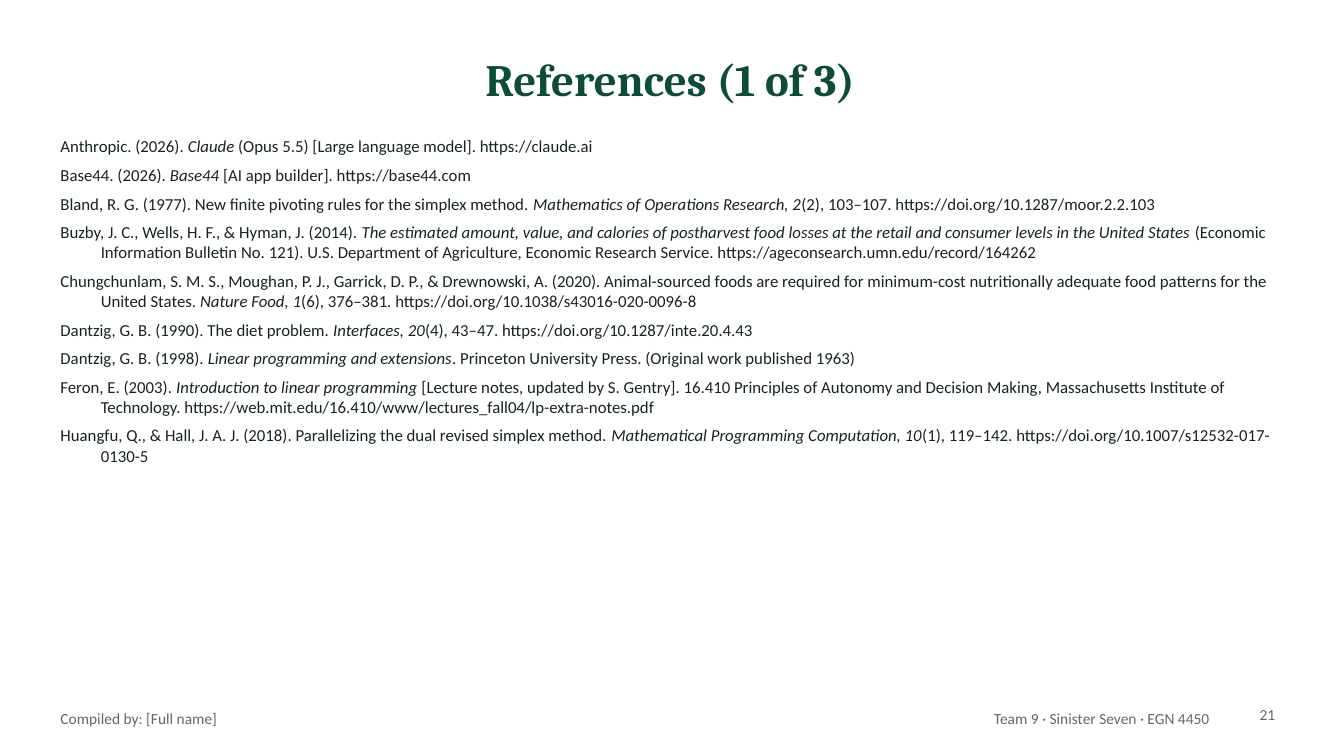
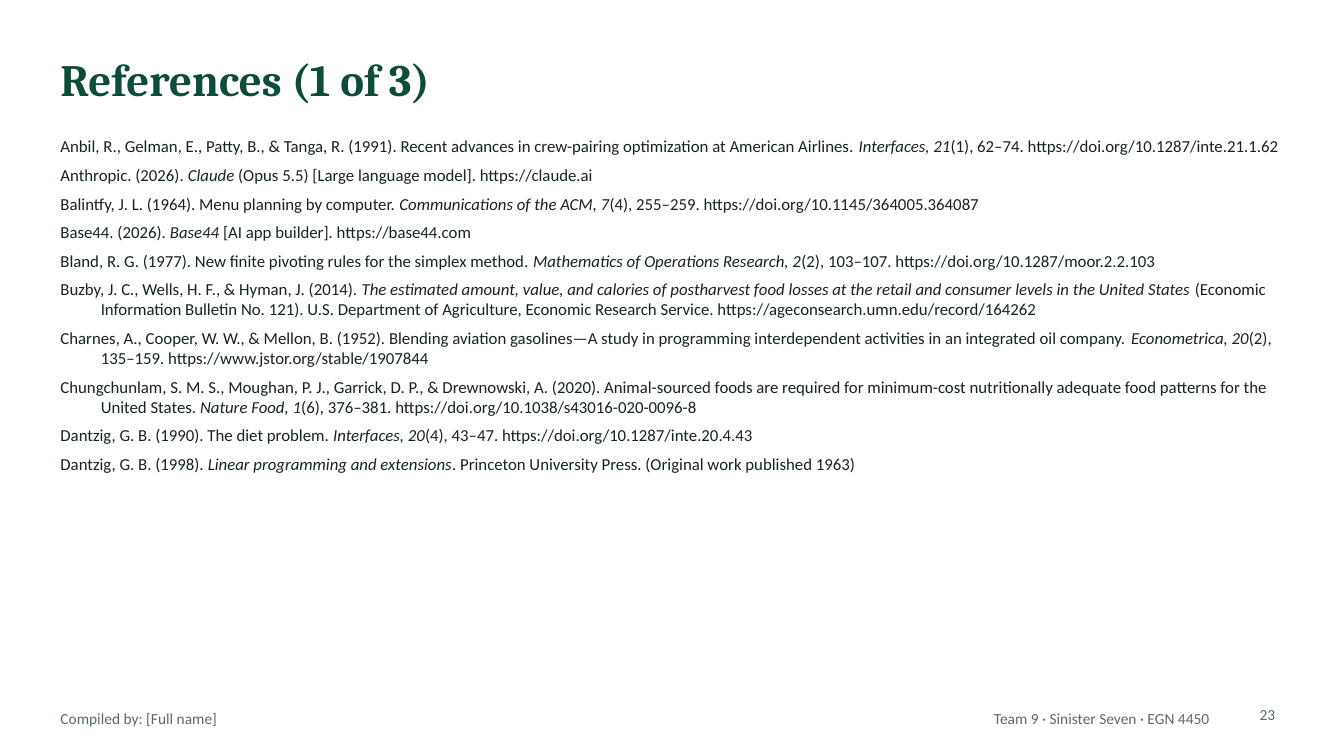
Before and after one commit to ekbaker58/feasabull-diet-optimizer, a slide deck: slide 23 of presentation/FeasaBULL_Final_Presentation_TEMPLATE.pptx (slide 21 before the commit). Drawn at 1344x756 pixels with LibreOffice and Linux fonts; fonts in the diff are those of the drawing. Boxes give left, top, right and bottom in pixels: in the first picture for what was removed or moved away, otherwise in the second. Text is boxed around its words. In the diff, an @@ line names an element or a change of style, - is before the commit and + after.

```diff
--- a/presentation/FeasaBULL_Final_Presentation_TEMPLATE.pptx
+++ b/presentation/FeasaBULL_Final_Presentation_TEMPLATE.pptx
@@ title "References (1 of 3)" at (60,63,430,104): alignment centre to left @@
@@ text at (60,140,1278,155): paragraph added @@
+Anbil, R., Gelman, E., Patty, B., & Tanga, R. (1991). Recent advances in crew-pairing optimization at American Airlines. Interfaces, 21(1), 62–74. https://doi.org/10.1287/inte.21.1.62
@@ text at (60,198,979,213): paragraph added @@
+Balintfy, J. L. (1964). Menu planning by computer. Communications of the ACM, 7(4), 255–259. https://doi.org/10.1145/364005.364087
@@ text at (60,332,1272,367): paragraph added @@
+Charnes, A., Cooper, W. W., & Mellon, B. (1952). Blending aviation gasolines—A study in programming interdependent activities in an integrated oil company. Econometrica, 20(2), 135–159. https://www.jstor.org/stable/1907844
@@ text at (60,381,1269,462): paragraphs removed @@
-Feron, E. (2003). Introduction to linear programming [Lecture notes, updated by S. Gentry]. 16.410 Principles of Autonomy and Decision Making, Massachusetts Institute of Technology. https://web.mit.edu/16.410/www/lectures_fall04/lp-extra-notes.pdf
-Huangfu, Q., & Hall, J. A. J. (2018). Parallelizing the dual revised simplex method. Mathematical Programming Computation, 10(1), 119–142. https://doi.org/10.1007/s12532-017-0130-5
@@ page number at (1260,710,1276,720): text changed @@
-21
+23
```
Also in this commit, not shown: 19 other slides changed, 4 slides added, 2 slides removed.
